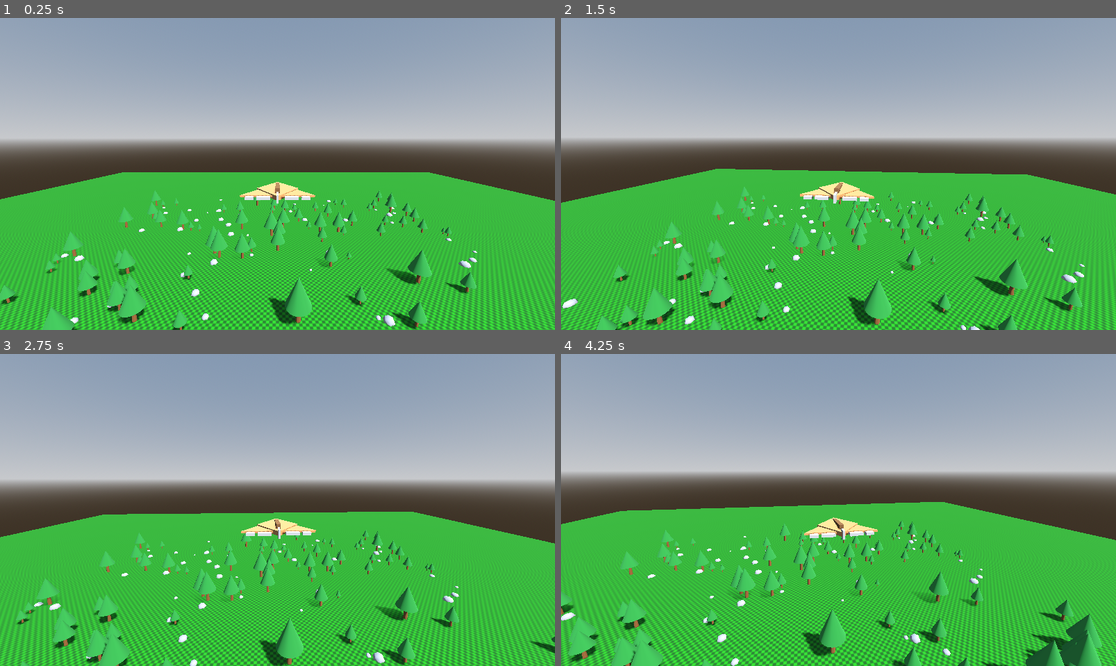
Above: before the commit, frames 1-4 (two rows, left to right).
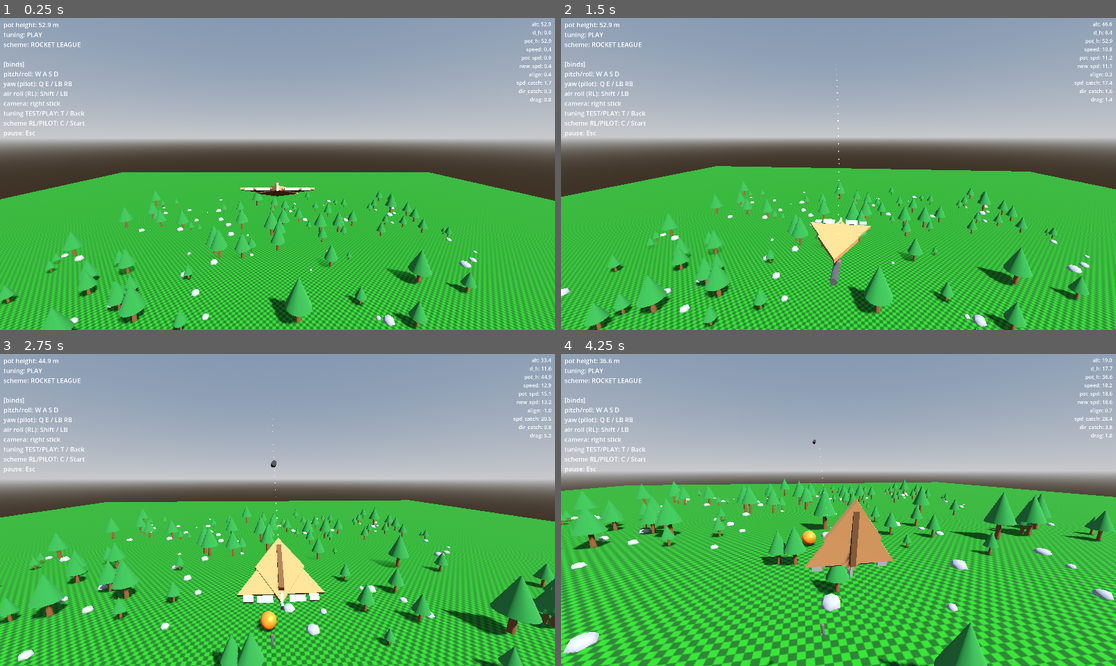
Above: after the commit, the same moments.

Repository: westonkelliher/glider
Game: Godot game, scene res://scenes/main.tscn
Two runs of this game, one before a commit and one after it. Both use one fixed random seed, a clock stepped at 60 frames per second and the inputs below.
Inputs (mouse positions are in pixels of both pictures, inside the frame that each line leads up to):
- Up to frame 1 (0.25 s): no input
- Up to frame 2 (1.5 s): tap Enter at 0.5 s; move the mouse to (866, 174) at 0.52 s; hold Space (launch) 0.53-1.28 s; hold W (move_forward) from 0.53 s (still down); move the mouse to (810, 174) at 1.27 s; click (810, 174) at 1.35 s
- Up to frame 3 (2.75 s): keep holding W (move_forward); tap Space (launch) at 1.55, 2.3 s; move the mouse to (288, 503) at 2.02 s; hold Shift (air_roll) from 2.03 s (still down)
- Up to frame 4 (4.25 s): keep holding W (move_forward); move the mouse to (832, 516) at 2.77 s; release Shift (air_roll) at 2.78 s; right-click (832, 516) at 2.85 s; tap Space (launch) at 3.05 s; move the mouse to (877, 513) at 3.52 s; hold Space (launch) from 3.53 s (still down)

The runs differ from the first frame. In frame 1, 1.6% of the frame differs, in the area x 0-100%, y 1-100%; in frame 2, 22%; in frame 3, 30%; in frame 4, 40%.
Error before the commit: Parse Error: Expected indented block after "if" block. (res://scripts/glider_body.gd:80)

Commit message:
Add rocket-league-style ball with SumoSoccer-style impulse collisions
Ball uses CharacterBody3D with detect-revert-resolve: move_and_slide only
detects contacts, then collisions are resolved with manual impulse math
(ported from ../SumoSoccer/ball.gd to 3D). Glider is heavy and takes a
small knock via apply_impulse; ground bounce + roll friction included.

Co-Authored-By: Claude Opus 4.8 (1M context) <noreply@anthropic.com>

Diff:
--- /dev/null
+++ b/ball.tscn
@@ -0,0 +1,27 @@
+[gd_scene load_steps=5 format=3 uid="uid://b0ballglider01"]
+
+[ext_resource type="Script" path="res://scripts/ball.gd" id="1_ball"]
+
+[sub_resource type="StandardMaterial3D" id="StandardMaterial3D_ball"]
+albedo_color = Color(0.95, 0.45, 0.1, 1)
+metallic = 0.2
+roughness = 0.5
+
+[sub_resource type="SphereMesh" id="SphereMesh_ball"]
+material = SubResource("StandardMaterial3D_ball")
+radius = 2.0
+height = 4.0
+
+[sub_resource type="SphereShape3D" id="SphereShape3D_ball"]
+radius = 2.0
+
+[node name="Ball" type="CharacterBody3D"]
+collision_layer = 2
+collision_mask = 1
+script = ExtResource("1_ball")
+
+[node name="Mesh" type="MeshInstance3D" parent="."]
+mesh = SubResource("SphereMesh_ball")
+
+[node name="Shape" type="CollisionShape3D" parent="."]
+shape = SubResource("SphereShape3D_ball")
--- a/scenes/main.tscn
+++ b/scenes/main.tscn
@@ -4,6 +4,7 @@
 [ext_resource type="PackedScene" uid="uid://cjhkvk3egmt6j" path="res://scenes/glider_body.tscn" id="2_0wfyh"]
 [ext_resource type="PackedScene" uid="uid://j0dybgoh7dsf" path="res://scenes/camera_rig.tscn" id="3_jyhfs"]
 [ext_resource type="PackedScene" uid="uid://cjvqn1xv182j4" path="res://environment/floor.tscn" id="3_sugp2"]
+[ext_resource type="PackedScene" uid="uid://b0ballglider01" path="res://ball.tscn" id="4_ball"]
 
 [sub_resource type="ProceduralSkyMaterial" id="Sky_mat"]
 
@@ -34,6 +35,9 @@
 [node name="GliderBody" parent="." unique_id=786574907 instance=ExtResource("2_0wfyh")]
 transform = Transform3D(1.5, 0, 0, 0, 1.5, 0, 0, 0, 1.5, 2.9999924, 52.94013, 70.93966)
 
+[node name="Ball" parent="." instance=ExtResource("4_ball")]
+transform = Transform3D(1, 0, 0, 0, 1, 0, 0, 0, 1, 3, 2, 40)
+
 [node name="CameraRig" parent="." unique_id=478481249 node_paths=PackedStringArray("target") instance=ExtResource("3_jyhfs")]
 transform = Transform3D(1, 0, 0, 0, 1, 0, 0, 0, 1, 2.9999924, 82.19779, 90.10272)
 target = NodePath("../GliderBody")
--- /dev/null
+++ b/scripts/ball.gd
@@ -0,0 +1,94 @@
+extends CharacterBody3D
+class_name Ball
+
+## Rocket-league-style ball. Uses SumoSoccer's "detect-revert-resolve" pattern:
+## move_and_slide() is run only to DETECT contacts, then position/velocity are
+## reverted and collisions resolved manually with impulse math. Final motion is
+## integrated by hand. See ../SumoSoccer/ball.gd.
+
+const G := 9.8
+
+var mass := 30.0
+var radius := 2.0                  # filled from the collision shape in _ready
+
+const RESTITUTION := 0.6           # bounciness against the glider
+const GROUND_RESTITUTION := 0.6    # bounce off floor / static geometry
+const AIR_DRAG := 0.05             # fractional speed loss per second in air
+const ROLL_FRICTION := 1.2         # horizontal decel (units/s) while on ground
+
+var last_position := Vector3.ZERO
+var last_velocity := Vector3.ZERO
+
+
+func _ready() -> void:
+	var shape: Shape3D = $Shape.shape
+	if shape is SphereShape3D:
+		radius = shape.radius * scale.x
+
+
+func _physics_process(delta: float) -> void:
+	# gravity
+	velocity += G * Vector3.DOWN * delta
+	#
+	# detect collisions, then revert godot's slide (SumoSoccer pattern)
+	last_position = global_position
+	last_velocity = velocity
+	move_and_slide()
+	global_position = last_position
+	velocity = last_velocity
+	for i in get_slide_collision_count():
+		_handle_collision(get_slide_collision(i))
+	#
+	_handle_ground(delta)
+	_apply_drag(delta)
+	#
+	# integrate manually
+	global_position += velocity * delta
+
+
+func _handle_collision(c: KinematicCollision3D) -> void:
+	var other := c.get_collider()
+	var n := c.get_normal()            # points from the surface toward the ball
+	var depth := c.get_depth()
+	if other is Glider:
+		_resolve_dynamic(other, n, depth)
+	else:
+		# static / world geometry: push out and reflect
+		global_position += n * depth
+		var vn := velocity.dot(n)
+		if vn < 0.0:
+			velocity -= (1.0 + GROUND_RESTITUTION) * vn * n
+
+
+## Elastic impulse exchange with a moving body that exposes `velocity`/`mass`.
+func _resolve_dynamic(other: Glider, n: Vector3, depth: float) -> void:
+	global_position += n * depth       # de-penetrate
+	var relative_v: Vector3 = velocity - other.velocity
+	var v_along_normal := relative_v.dot(n)
+	if v_along_normal > 0.0:
+		return                         # already separating
+	var j := -(1.0 + RESTITUTION) * v_along_normal
+	j /= (1.0 / mass) + (1.0 / other.mass)
+	var impulse := j * n
+	velocity += impulse / mass
+	if other.has_method("apply_impulse"):
+		other.apply_impulse(-impulse)
+
+
+func _handle_ground(delta: float) -> void:
+	if global_position.y > radius:
+		return
+	global_position.y = radius
+	if velocity.y < 0.0:
+		velocity.y = -velocity.y * GROUND_RESTITUTION
+		if velocity.y < 1.0:           # kill tiny bounces so it settles
+			velocity.y = 0.0
+	# rolling friction on the horizontal component
+	var horiz := Vector3(velocity.x, 0.0, velocity.z)
+	horiz = horiz.move_toward(Vector3.ZERO, ROLL_FRICTION * delta)
+	velocity.x = horiz.x
+	velocity.z = horiz.z
+
+
+func _apply_drag(delta: float) -> void:
+	velocity *= maxf(0.0, 1.0 - AIR_DRAG * delta)
--- a/scripts/glider_body.gd
+++ b/scripts/glider_body.gd
@@ -1,7 +1,9 @@
 extends CharacterBody3D
+class_name Glider
 
 const HUD := preload("res://scripts/hud.gd")
 const PauseMenu := preload("res://scripts/pause_menu.gd")
+const Missile := preload("res://missile.tscn")
 
 const G := 9.8
 const SURFACE_DEFLECT := 0.7 # visual surface tilt (rad) at full deflection
@@ -33,6 +35,12 @@
 var air_friction := 1.0
 
 
+## Collision mass (heavy — the ball reacts to us far more than we react to it).
+var mass := 800.0
+## Accumulated external knock (e.g. from the ball), applied once per frame.
+var _external_impulse := Vector3.ZERO
+
+
 ## Pot height (stored potential energy as an equivalent altitude).
 var pot_height := 0.0
 var _hud: CanvasLayer
@@ -77,9 +85,18 @@
 	elif event.is_action_pressed("toggle_scheme"):
 		toggle_control()
 		_menu.refresh_labels()
-	if Input.action_press("launch"):
-		# launch missile
-
+	if event.is_action_pressed("launch"):
+		launch_missile()
+
+
+func launch_missile() -> void:
+	var missile := Missile.instantiate()
+	get_parent().add_child(missile)
+	missile.global_position = global_position
+	var nose_dir := (transform.basis * Vector3.FORWARD).normalized()
+	var speed := velocity.length()
+	var vel_dir := velocity.normalized()
+	missile.launch(0.6 * speed * vel_dir + 0.6 * speed * nose_dir)
 
 
 func _physics_process(delta: float) -> void:
@@ -170,12 +187,20 @@
 	#if velocity.length() < 0.1:
 		#velocity += Vector3.DOWN * 0.05
 	#
+	# apply any external knock (e.g. ball impact) on top of the flight model
+	velocity += _external_impulse / mass
+	_external_impulse = Vector3.ZERO
+	#
 	set_stats(d_h, current_speed, pot_speed, new_speed, nose_dir, current_dir,
 		pot_speed_catchup, pot_dir_catchup)
 	#
 	#velocity = Vector3.ZERO# TODONOW uncomment
 	#rotation = Vector3.ZERO# TODONOW uncomment
 	move_and_slide()
+
+
+func apply_impulse(impulse: Vector3) -> void:
+	_external_impulse += impulse
 
 
 var p_is_start := true
